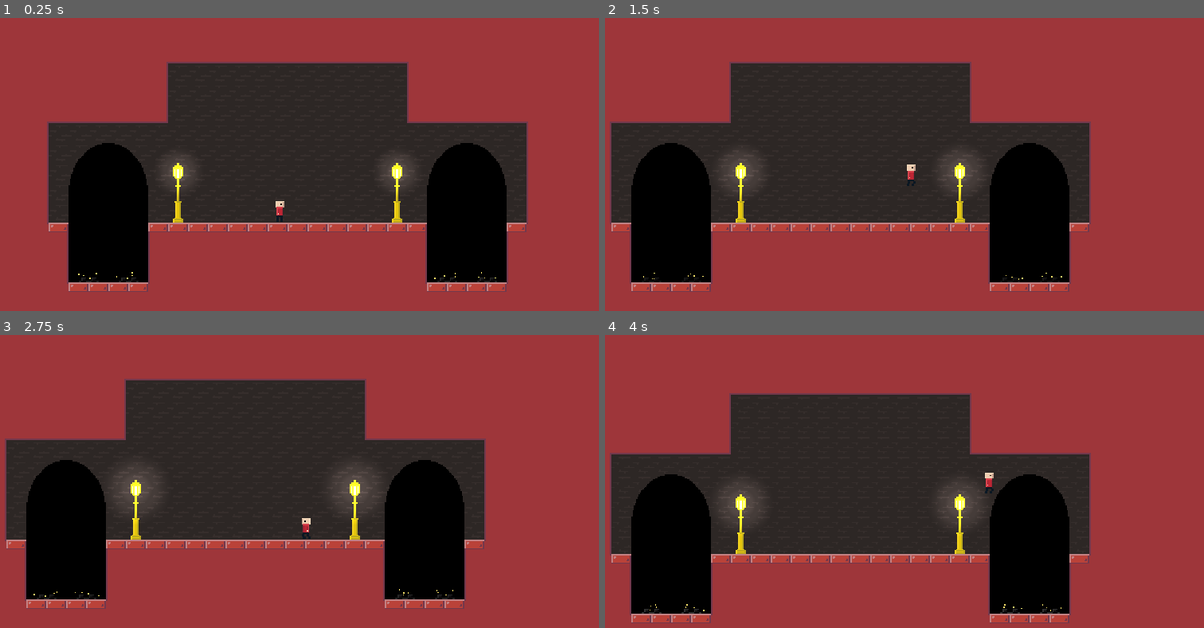
Above: before the commit, frames 1-4 (two rows, left to right).
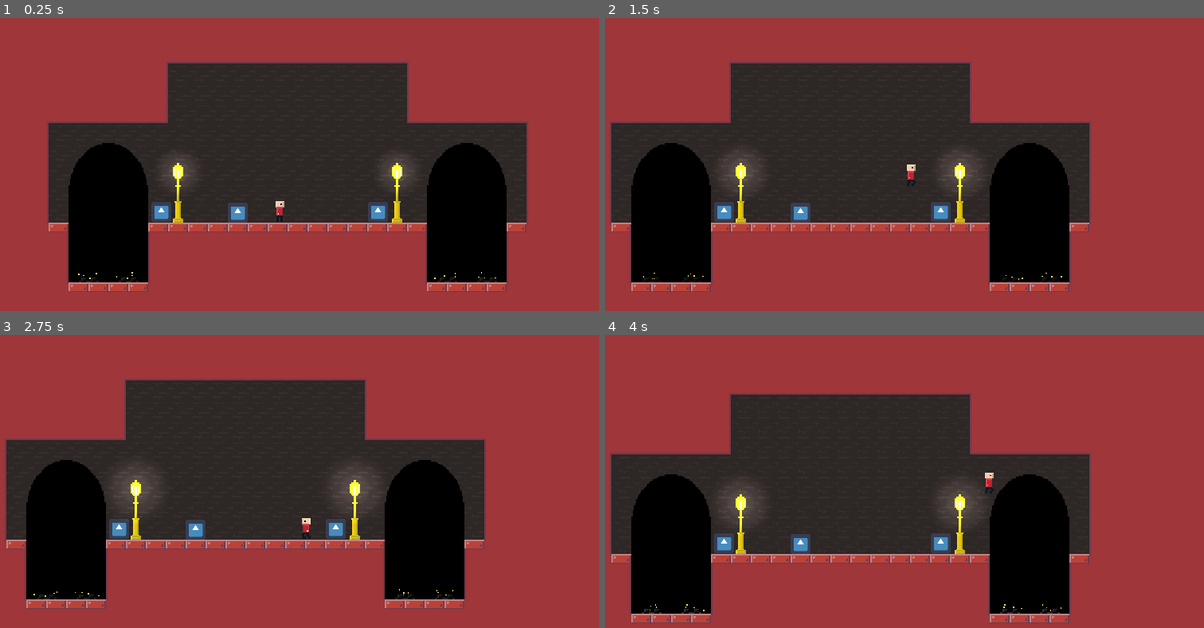
Above: after the commit, the same moments.

Repository: Lunatic-Games/kill-me-now
Game: Godot game, scene res://levels/train_station_1.tscn
The game is run twice, just before and just after one commit, with the same random seed, the same clock (stepped at 60 frames per second) and the same inputs. This scene is started directly instead of the project's main scene. The engine's default icon, where the game draws it, is replaced by a stand-in: a white triangle on a blue panel in a dark square.
Inputs (mouse positions are in pixels of both pictures, inside the frame that each line leads up to):
- Up to frame 1 (0.25 s): no input
- Up to frame 2 (1.5 s): move the mouse to (1024, 155) at 0.52 s; hold D (move_right) from 0.53 s (still down); tap E (interact) at 0.6, 1.35 s; click (1024, 155) at 0.67 s; tap Space (jump) at 0.77 s; move the mouse to (760, 190) at 1.27 s
- Up to frame 3 (2.75 s): tap Space (jump) at 1.52 s; move the mouse to (341, 411) at 2.02 s; release D (move_right) at 2.03 s; hold A (move_left) from 2.03 s (still down); tap E (interact) at 2.1 s
- Up to frame 4 (4 s): move the mouse to (850, 560) at 2.77 s; release A (move_left) at 2.78 s; hold D (move_right) from 2.78 s (still down); tap E (interact) at 2.85, 3.6 s; click (850, 560) at 2.92 s; tap Space (jump) at 3.02, 3.77 s; move the mouse to (1078, 543) at 3.52 s

The runs differ from the first frame. In frame 1, 0.7% of the frame differs, in the area x 25-65%, y 62-70%; in frame 2, 0.7%; in frame 3, 0.7%; in frame 4, 0.7%.

Commit message:
Added a few NPCs

Diff:
--- a/levels/train_station_1.tscn
+++ b/levels/train_station_1.tscn
@@ -11,7 +11,9 @@
 [ext_resource path="res://decorations/lamp.tscn" type="PackedScene" id=9]
 [ext_resource path="res://levels/horizontal_camera_boundry.tscn" type="PackedScene" id=10]
 [ext_resource path="res://levels/vertical_camera_boundry.tscn" type="PackedScene" id=11]
+[ext_resource path="res://npc/npc.tscn" type="PackedScene" id=12]
 [ext_resource path="res://decorations/background.png" type="Texture" id=13]
+[ext_resource path="res://icon.png" type="Texture" id=14]
 [ext_resource path="res://decorations/tunnel.tscn" type="PackedScene" id=15]
 
 [node name="train_station_1" type="Node2D"]
@@ -81,3 +83,20 @@
 [node name="CanvasLayer" type="CanvasLayer" parent="."]
 
 [node name="PauseMenu" parent="CanvasLayer" instance=ExtResource( 5 )]
+
+[node name="NPCs" type="Node2D" parent="."]
+
+[node name="NPC3" parent="NPCs" instance=ExtResource( 12 )]
+position = Vector2( 497, 431 )
+dialogue = [ "I think my train should be here by now", "I feel like it's been an eternity...", "" ]
+npc_texture = ExtResource( 14 )
+
+[node name="NPC2" parent="NPCs" instance=ExtResource( 12 )]
+position = Vector2( 149, 431 )
+dialogue = [ "Those rails look dangerous", "I saw someone touch them...", "They just disappeared..." ]
+npc_texture = ExtResource( 14 )
+
+[node name="NPC" parent="NPCs" instance=ExtResource( 12 )]
+position = Vector2( 272, 432 )
+dialogue = [ "Oh, hey there", "You new here too?", "Well, best of luck to you friend" ]
+npc_texture = ExtResource( 14 )
Not shown: 1 places in levels/train_station_1.tscn that only renumber resources
